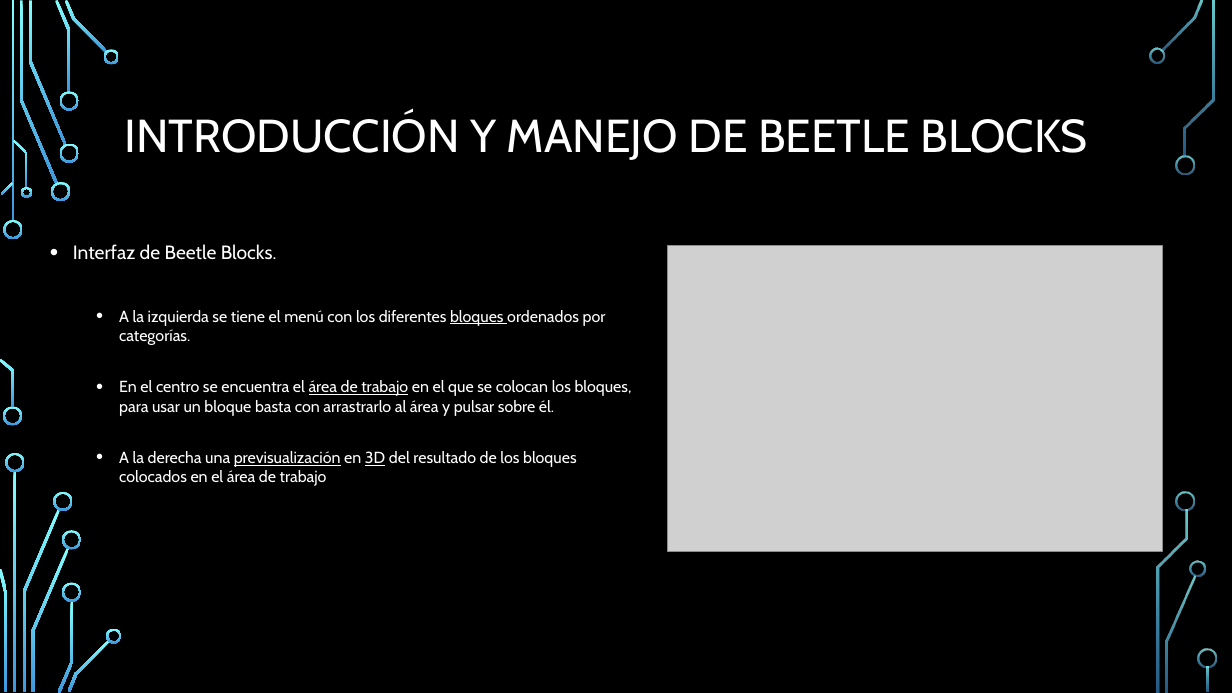
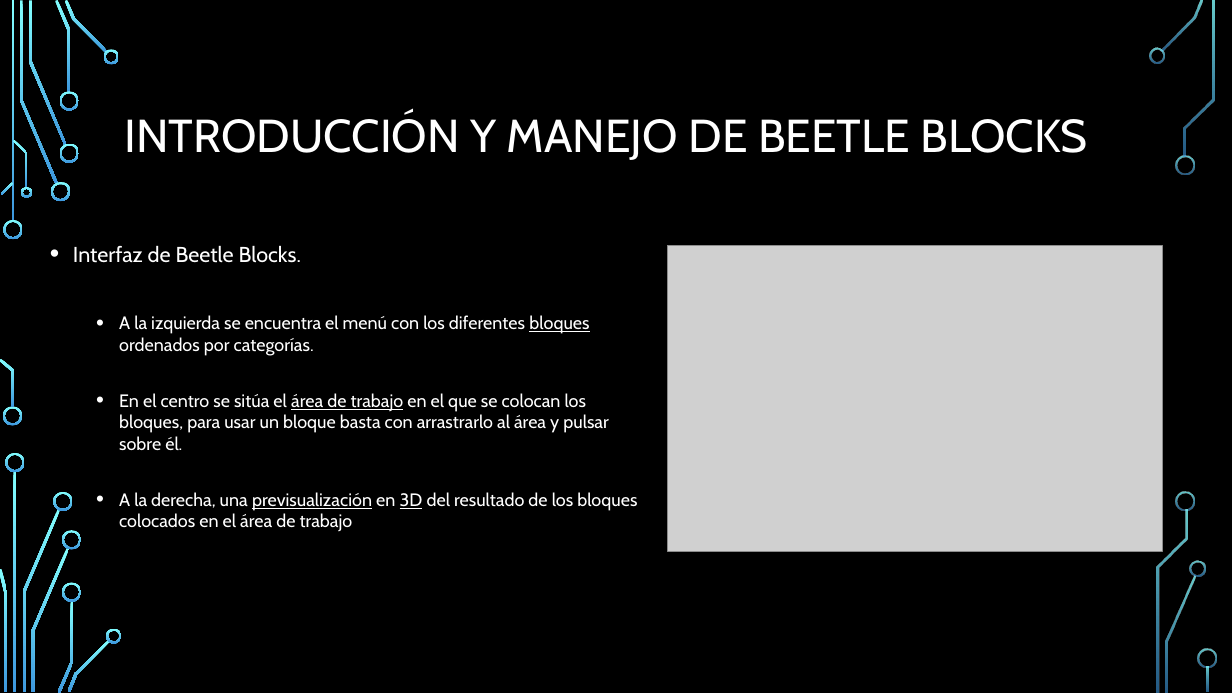
Before and after one commit to jonyB0B/MemoriaTFG-JonatanSantanaPero, a slide deck: slide 4 of Talleres/Taller1.pptx. Drawn at 1232x693 pixels with LibreOffice and Linux fonts; fonts in the diff are those of the drawing; grey boxes stand for pictures; background and template pictures are left out. Boxes give left, top, right and bottom in pixels: in the first picture for what was removed or moved away, otherwise in the second. Text is boxed around its words. In the diff, an @@ line names an element or a change of style, - is before the commit and + after.

```diff
--- a/Talleres/Taller1.pptx
+++ b/Talleres/Taller1.pptx
@@ text at [73,245,301,263]: size 15 to 16.8 pt in "Interfaz de Beetle Blocks." @@
@@ text at [119,315,637,532]: text changed; size 12.5 to 14 pt @@
-  • A la izquierda se tiene el menú con los diferentes bloques ordenados por categorías.
-  • En el centro se encuentra el área de trabajo en el que se colocan los bloques, para usar un bloque basta con arrastrarlo al área y pulsar sobre él.
-  • A la derecha una previsualización en 3D del resultado de los bloques colocados en el área de trabajo
+  • A la izquierda se encuentra el menú con los diferentes bloques ordenados por categorías.
+  • En el centro se sitúa el área de trabajo en el que se colocan los bloques, para usar un bloque basta con arrastrarlo al área y pulsar sobre él.
+  • A la derecha, una previsualización en 3D del resultado de los bloques colocados en el área de trabajo
```
Also in this commit, not shown: 7 other slides changed, 23 other files.
